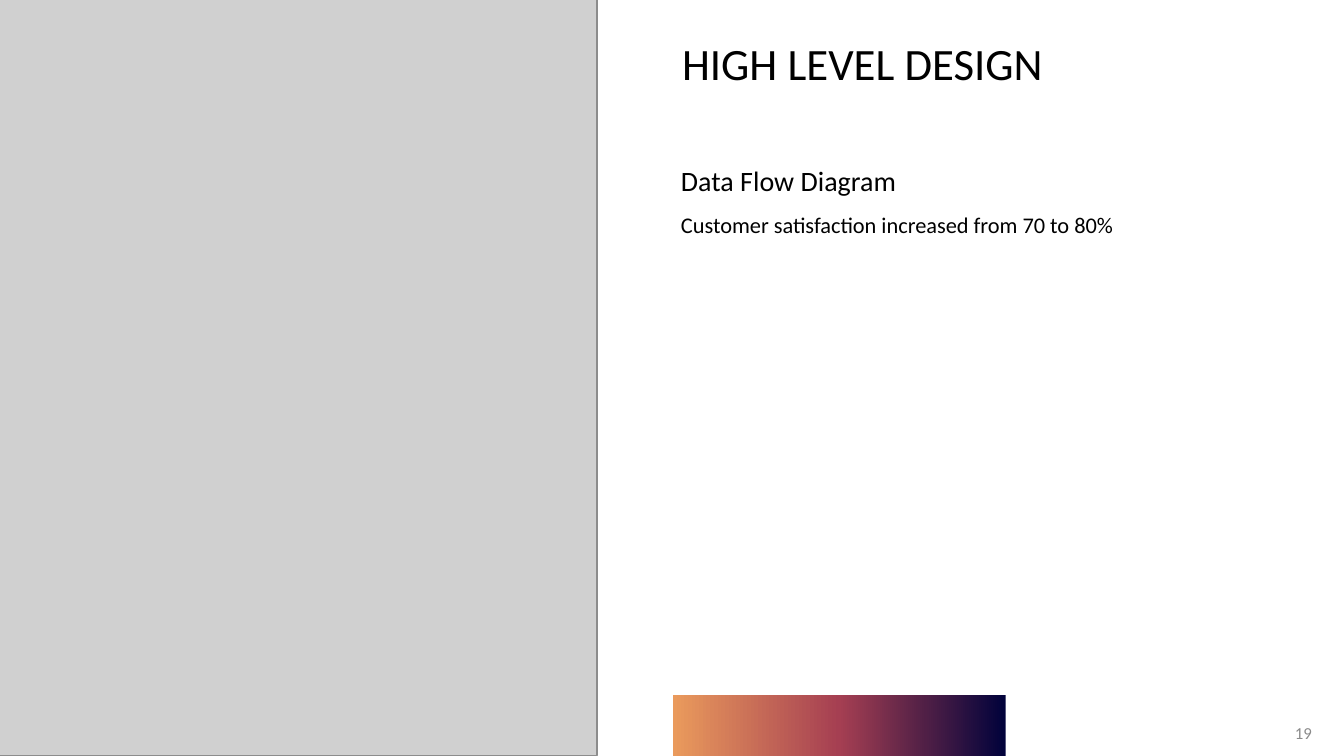
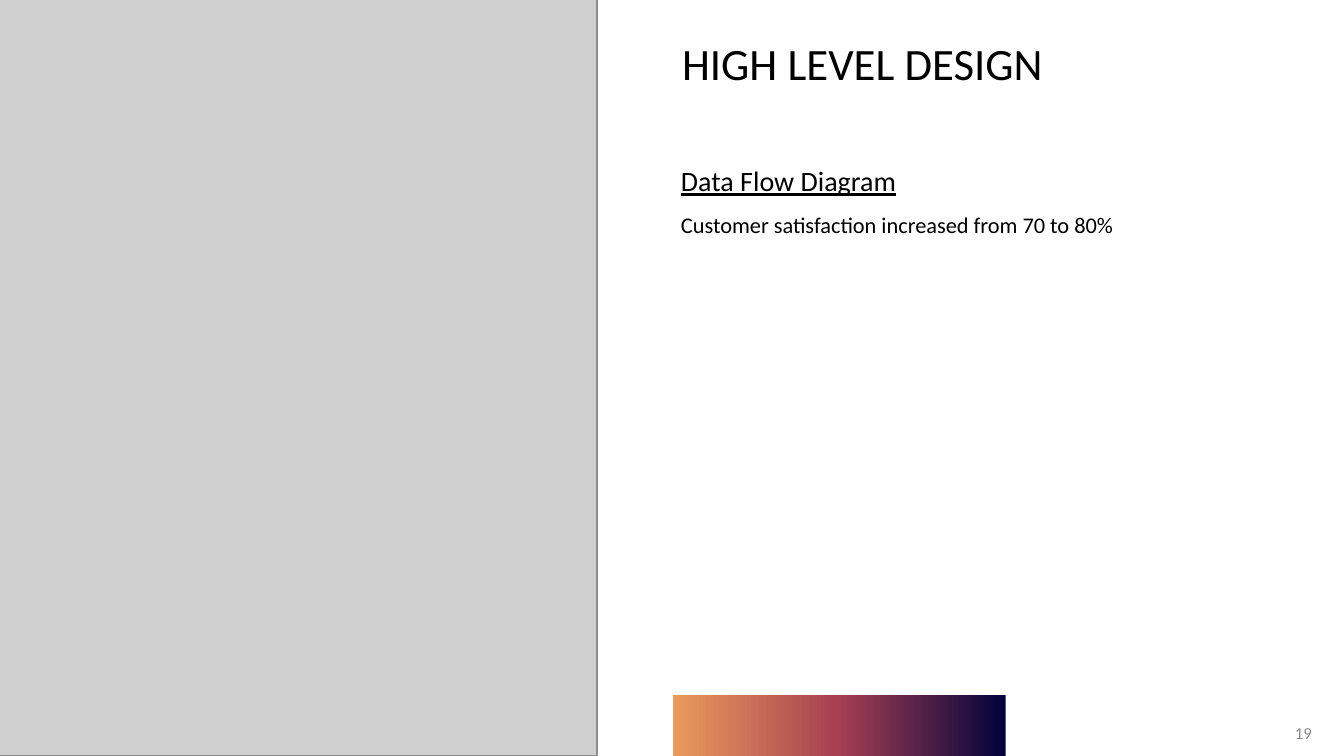
Before and after one commit to KL-3/CentRes, a slide deck: slide 19 of CentRes.pptx. Drawn at 1344x756 pixels with LibreOffice and Linux fonts; fonts in the diff are those of the drawing; grey boxes stand for pictures. Boxes give left, top, right and bottom in pixels: in the first picture for what was removed or moved away, otherwise in the second. Text is boxed around its words. In the diff, an @@ line names an element or a change of style, - is before the commit and + after.

```diff
--- a/CentRes.pptx
+++ b/CentRes.pptx
@@ text at (x1=681, y1=171, x2=896, y2=196): underline on in "Data Flow Diagram" @@
```
Also in this commit, not shown: 3 other slides changed.
